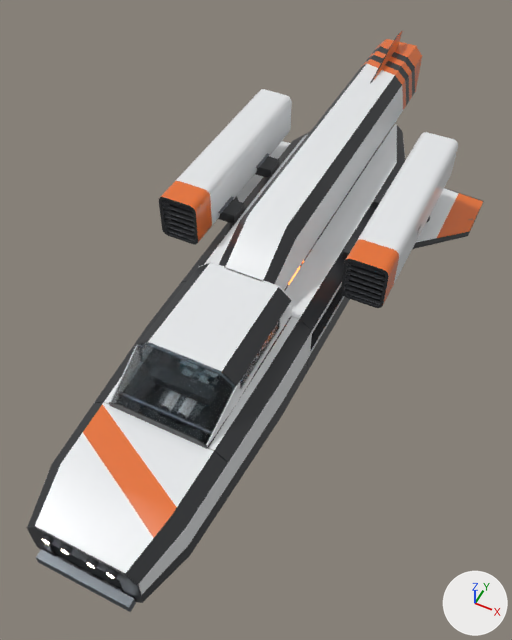
One commit to the Blender file SourceArt/TestShips/nomad.blend: the scene before it, then after it.
The view is the same before and after, from a camera (50 mm lens) standing at (2.23, -5.16, 6.1) and looking at (0.03, -0.75, 0.59). Every picture has the same lights, and +X, +Y and +Z are marked at lower right. The first picture is the older version.

Script lines for the objects in view, before the commit:
```python
ob_boom_side_r = bpy.data.objects.new('Boom_Side_R', me_boom_side_r_001)
ob_boom_side_r.parent = ob_boom
ob_boom_side_r.location = (0.0, 0.0, 0.0)
ob_pod_grille_l = bpy.data.objects.new('Pod_Grille_L', me_pod_grille_l)
ob_pod_grille_l.parent = ob_pod_l
ob_pod_grille_l.location = (0.0, 0.0, 0.0)
ob_pylons_l = bpy.data.objects.new('Pylons_L', me_pylons_l)
ob_pylons_l.parent = ob_pod_l
ob_pylons_l.location = (0.0, 0.0, 0.0)
ob_pylons_r = bpy.data.objects.new('Pylons_R', me_pylons_r)
ob_pylons_r.parent = ob_pod_r
ob_pylons_r.location = (0.0, 0.0, 0.0)
# also in view: 'Nose_Front' at (0.0, -3.71, 0.66); 'Pod_Grille_R' at (1.02, -0.37, 1.3); 'Deck_Boom_R' at (0.52, 0.82, 1.04); 'Deck_Boom_L' at (-0.52, 0.82, 1.04); 'Cabin_Side_R' at (0.48, -1.75, 1.17)
```
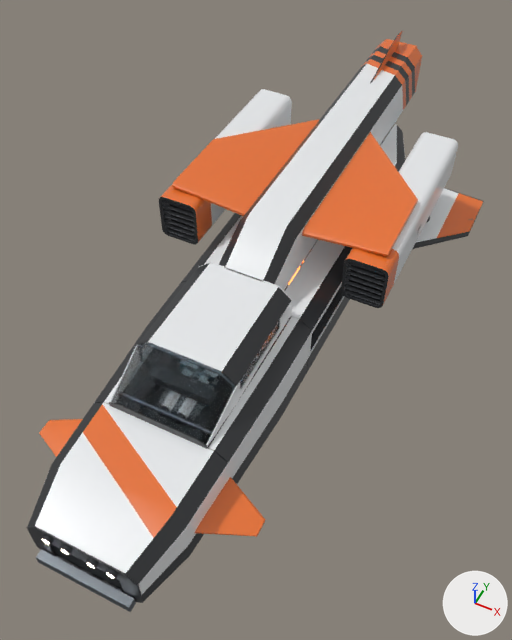
Changed parts and their boxes (x1, y1, x2, y2) in the pictures (512 x 640 px):
'Pod_Arm_R', added: after (302, 132, 418, 256)
'Pod_Arm_L', added: after (172, 119, 320, 216)
'Canard_R', added: after (195, 477, 265, 537)
'Canard_L', added: after (40, 419, 83, 457)
'Pylons_L', deleted: before (218, 153, 279, 223)
    faces in mat_nomad_paint_black (dark grey #2b2d30): (218, 156, 279, 223)
'Pylons_R', deleted (mostly hidden): before (342, 189, 387, 260)
part 1 of me_boom_side_r_001, added: after (294, 121, 378, 274)

Patch to the scene script:
```diff
--- a/SourceArt/TestShips/nomad.blend.py
+++ b/SourceArt/TestShips/nomad.blend.py
@@ me_boom_side_r_001 @@
 # used by ob_boom_side_r; parent = ob_boom; location = (0.0, 0.0, 0.0)
-me_boom_side_r_001.from_pydata(...)  # 48 vertices, 46 faces; spans x 0.29..0.3, y -0.95..3.45, z 1.08..1.58
+me_boom_side_r_001.from_pydata(...)  # 80 vertices, 56 faces; spans x 0.29..0.3, y -0.95..3.45, z 1.08..1.58
+# me_boom_side_r_001 part 1: 32 vertices added at x 0.29..0.3, y -0.3..1.6, z 1.47..1.57
 me_boom_side_r_001.materials.append(mat_nomad_paint_white)
@@ ob_pylons_l @@
-ob_pylons_l = bpy.data.objects.new('Pylons_L', me_pylons_l)
@@ ob_pylons_r @@
-ob_pylons_r = bpy.data.objects.new('Pylons_R', me_pylons_r)
@@ ob_pod_arm_r @@
+ob_pod_arm_r = bpy.data.objects.new('Pod_Arm_R', me_pod_arm_r)  # 32 vertices, 20 faces; spans x 0.28..1.16, y -0.3..1.6, z 1.48..1.63; in mat_nomad_paint_orange (orange #e8702a), mat_nomad_metal (grey #7e848b); modifiers BEVEL
+ob_pod_arm_r.parent = ob_pod_r
+ob_pod_arm_r.location = (0.0, 0.0, 0.0)
@@ ob_pod_arm_l @@
+ob_pod_arm_l = bpy.data.objects.new('Pod_Arm_L', me_pod_arm_l)  # 32 vertices, 20 faces; spans x -1.16..-0.28, y -0.3..1.6, z 1.48..1.63; in mat_nomad_paint_orange (orange #e8702a), mat_nomad_metal (grey #7e848b); modifiers BEVEL
+ob_pod_arm_l.parent = ob_pod_l
+ob_pod_arm_l.location = (0.0, 0.0, 0.0)
@@ ob_canard_r @@
+ob_canard_r = bpy.data.objects.new('Canard_R', me_canard_r)  # 32 vertices, 20 faces; spans x 0.629..1.1, y -3.1..-2.5, z 0.605..0.69; in mat_nomad_paint_orange (orange #e8702a), mat_nomad_metal (grey #7e848b); modifiers BEVEL
+ob_canard_r.parent = ob_nose
+ob_canard_r.location = (0.0, 0.0, 0.0)
@@ ob_canard_l @@
+ob_canard_l = bpy.data.objects.new('Canard_L', me_canard_l)  # 32 vertices, 20 faces; spans x -1.1..-0.629, y -3.1..-2.5, z 0.605..0.69; in mat_nomad_paint_orange (orange #e8702a), mat_nomad_metal (grey #7e848b); modifiers BEVEL
+ob_canard_l.parent = ob_nose
+ob_canard_l.location = (0.0, 0.0, 0.0)
```
